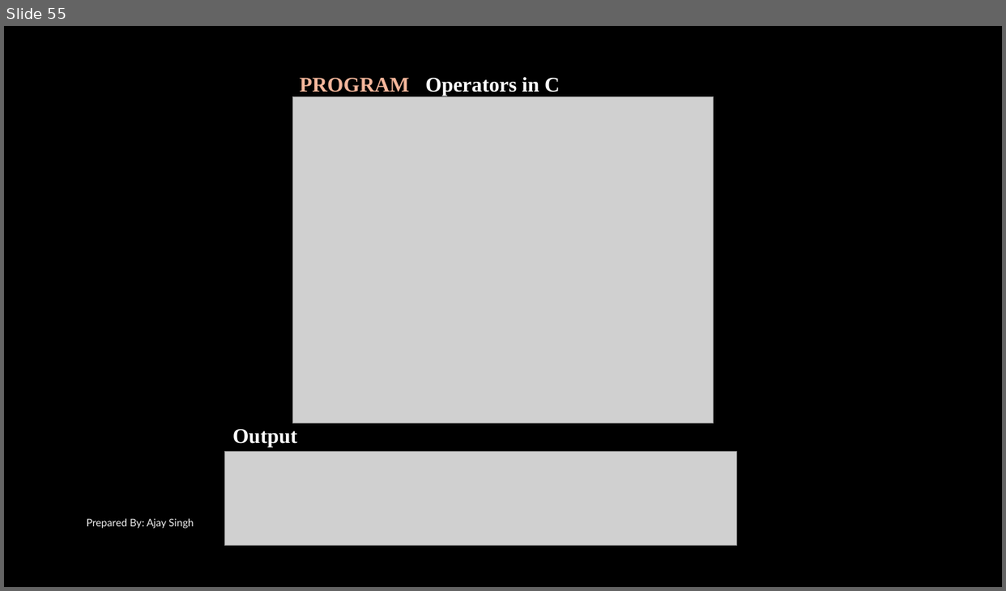
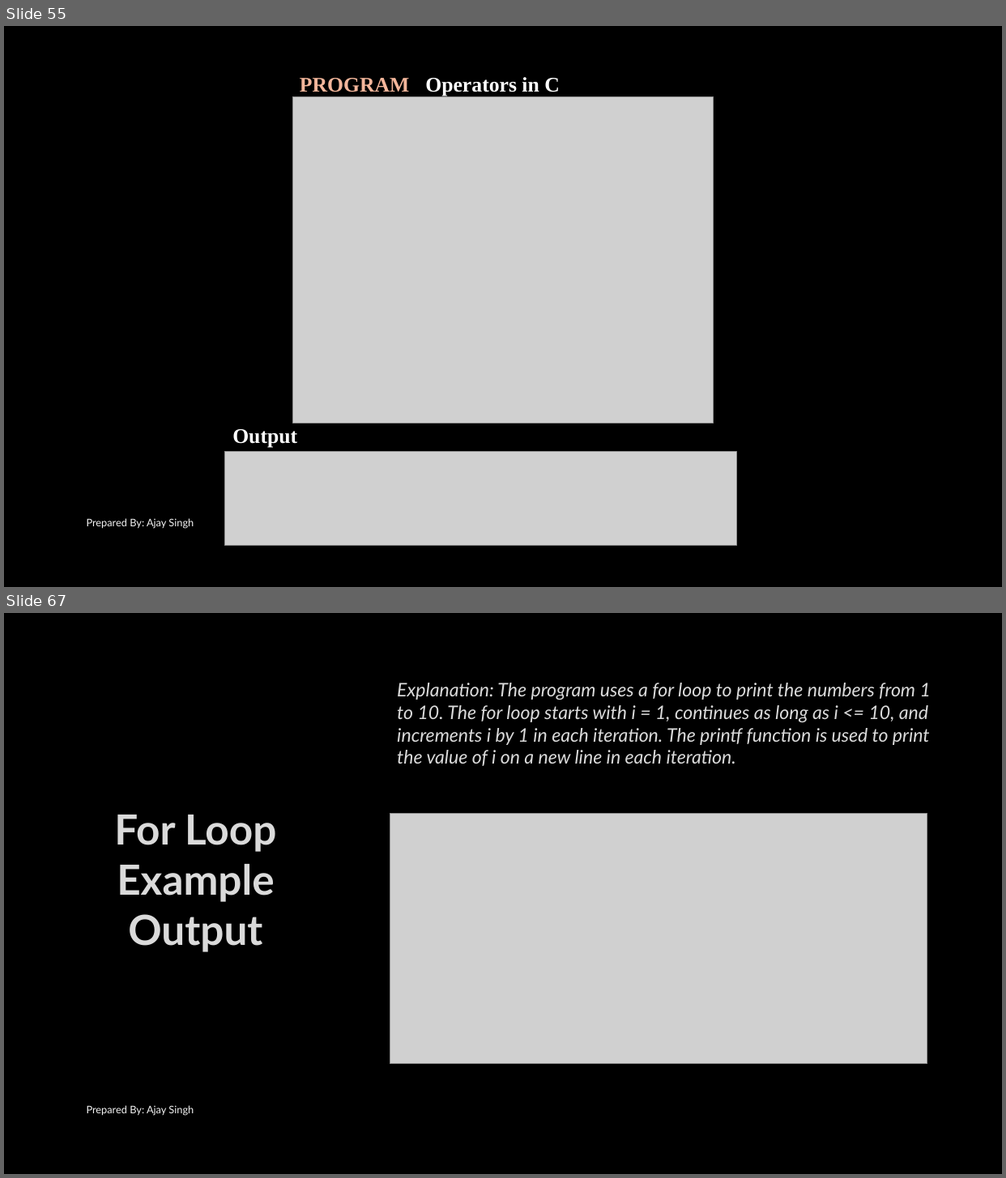
Before and after one commit to mentormaya/notes, a slide deck: assets/Computer_Science/Class_12/C_Programming_II.pptx. Shown one above the other, each under a label of ours: slide 55 before the commit, slides 55 and 67 after it; the slides between them are not shown. The pictures are 1006x591 and 1006x1178 pixels, drawn with LibreOffice and Linux fonts; fonts in the diff are those of the drawing; grey boxes stand for pictures; background and template pictures are left out. Boxes give left, top, right and bottom in pixels: in the first picture for what was removed or moved away, otherwise in the second. Text is boxed around its words. In the diff, an @@ line names an element or a change of style, - is before the commit and + after.

Commit message:
c programming II pptx updated

```diff
--- a/assets/Computer_Science/Class_12/C_Programming_II.pptx
+++ b/assets/Computer_Science/Class_12/C_Programming_II.pptx
@@ slide 67 added at [4,613,1002,1174], background picture (left out) @@
@@ text added at [397,683,931,766], 18 pt, text #DADADA, italic @@
+Explanation: The program uses a for loop to print the numbers from 1 to 10. The for loop starts with i = 1, continues as long as i <= 10, and increments i by 1 in each iteration. The printf function is used to print the value of i on a new line in each iteration.
@@ text added at [114,815,276,952], 40 pt, text #DADADA, bold @@
+For Loop Example Output
@@ picture added at [390,814,927,1063] @@
@@ text added at [87,1105,194,1115], 10 pt, text #F2F2F2 @@
+Prepared By: Ajay Singh
```
Also in this commit, not shown: 50 other slides added.
